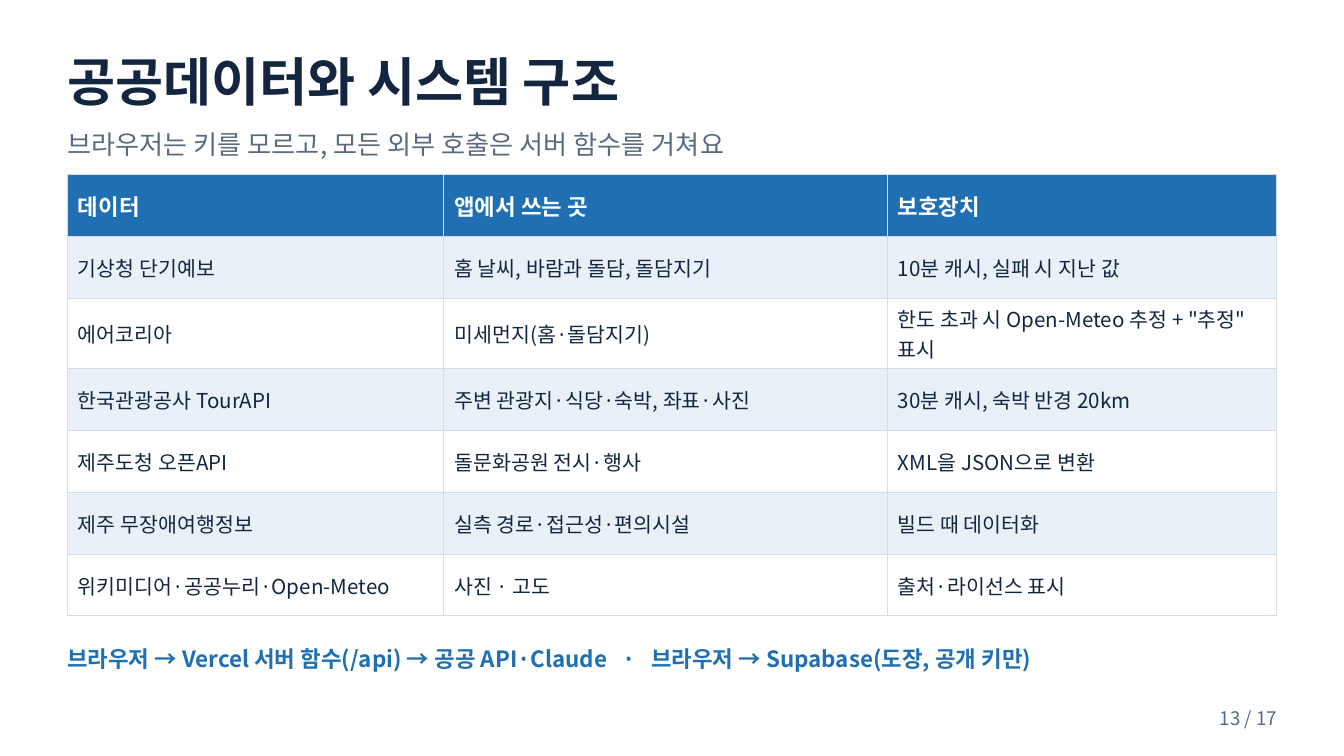
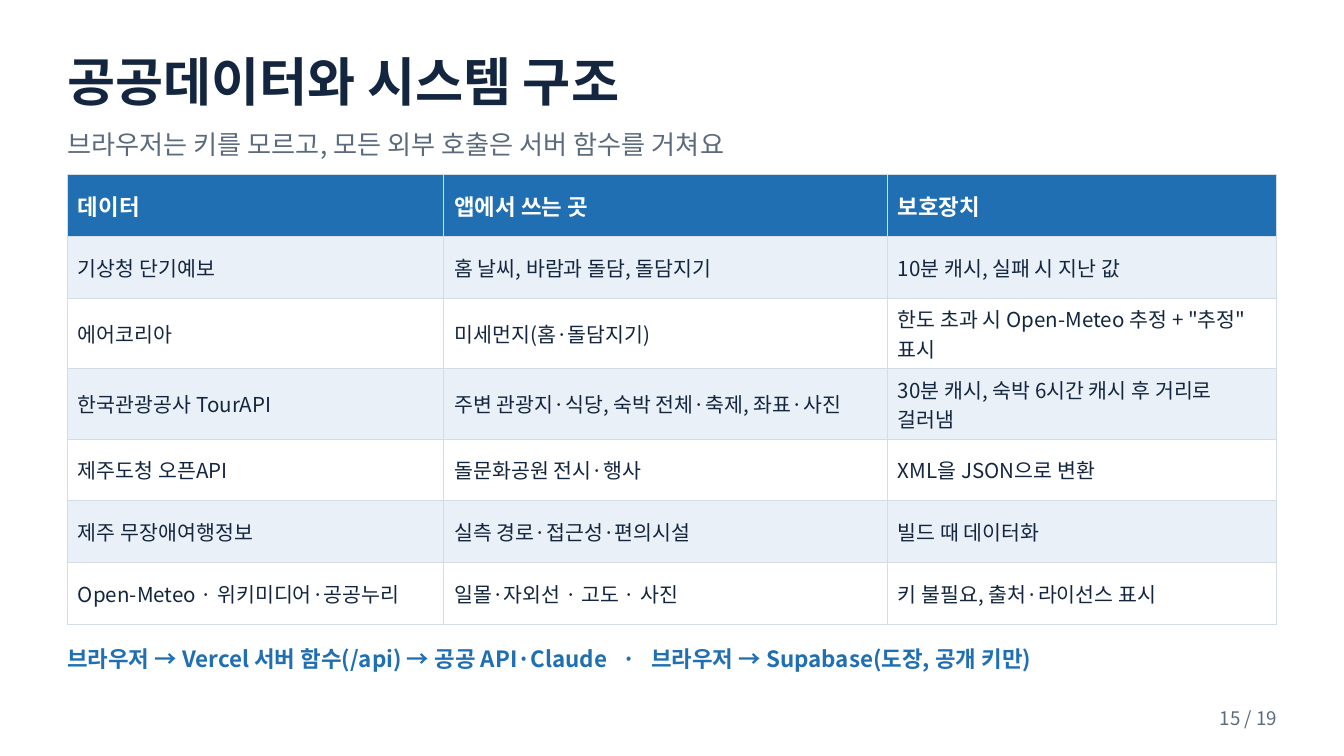
Before and after one commit to pjhjustin2430-cmd/doldam-today-jeju, a slide deck: slide 15 of docs/돌담오늘_발표자료.pptx (slide 13 before the commit). Drawn at 1344x756 pixels with LibreOffice and Linux fonts; fonts in the diff are those of the drawing. Boxes give left, top, right and bottom in pixels: in the first picture for what was removed or moved away, otherwise in the second. Text is boxed around its words. In the diff, an @@ line names an element or a change of style, - is before the commit and + after.

```diff
--- a/docs/돌담오늘_발표자료.pptx
+++ b/docs/돌담오늘_발표자료.pptx
@@ table at [67, 175, 1277, 611] @@
-row 4, column 2: 주변 관광지·식당·숙박, 좌표·사진
+row 4, column 2: 주변 관광지·식당, 숙박 전체·축제, 좌표·사진
-row 4, column 3: 30분 캐시, 숙박 반경 20km
+row 4, column 3: 30분 캐시, 숙박 6시간 캐시 후 거리로 걸러냄
-row 7: 위키미디어·공공누리·Open-Meteo | 사진 · 고도 | 출처·라이선스 표시
+row 7: Open-Meteo · 위키미디어·공공누리 | 일몰·자외선 · 고도 · 사진 | 키 불필요, 출처·라이선스 표시
@@ text at [1220, 711, 1277, 725]: text changed @@
-13 / 17
+15 / 19
```
Also in this commit, not shown: 15 other slides changed, 2 slides added, 7 other files.
